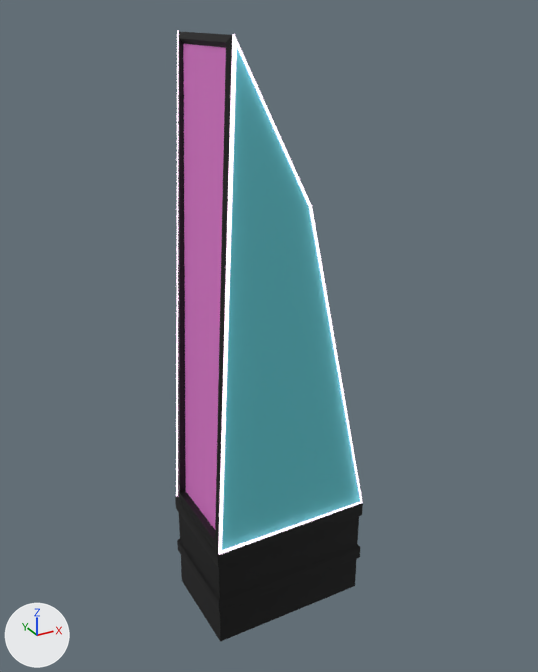
One commit to the FBX model Eliminator3000/Assets/Models/Environment/Buildings/SM_Environment_Buildings_Tall_05.fbx: the scene before it, then after it.
Rendered twice from a 50 mm camera at (-22.4, -40.8, 41.9) aimed at (0.2, 0.3, 21.3). The lights are fixed; the arrows at lower left show +X, +Y and +Z. The older version comes first. Where no turn or scale is listed for an object, it has been applied to the vertices. Vertices at exactly the same position are counted once.

The first picture shows 'Lights', 'SM_Environment_Buildings_Tall_05'.
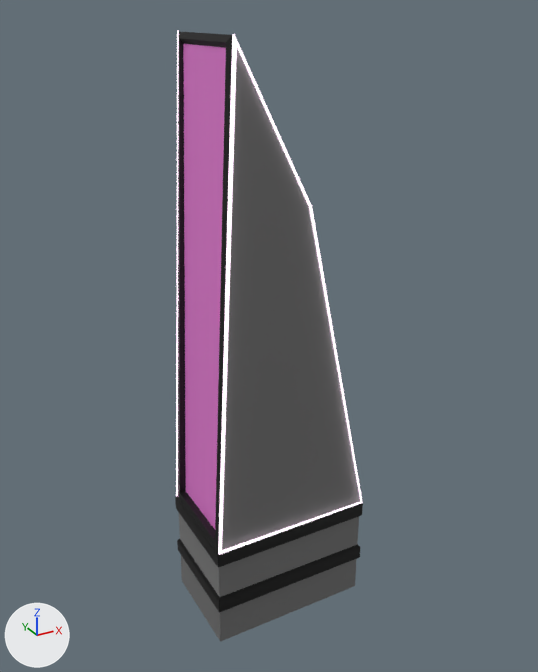
Changed parts and their boxes [x1, y1, x2, y2] in the pictures (538 x 672 px):
```json
{"object": "SM_Environment_Buildings_Tall_05", "change": "recoloured", "before": [177, 48, 362, 642], "after": [177, 48, 362, 642], "on screen": "cyan to grey"}
{"part": 1, "of": "me_mesh", "change": "recoloured", "before": [222, 48, 360, 550], "after": [222, 48, 360, 550], "on screen": "cyan to grey"}
```

The change, as JSON lines over the scene's bpy script:
```json
{"op": "set", "path": "mat_m_buildings_walls.base_color", "old": "(0.0, 0.0, 0.0)", "new": "(0.161, 0.161, 0.161)", "note": "black #000000 -> grey #707070"}
{"op": "add", "block": "mat_m_buildings_solid_black", "code": ["mat_m_buildings_solid_black = principled_material('M_Buildings_Solid_Black')", "mat_m_buildings_solid_black.base_color = (0.0, 0.0, 0.0)  # black #000000"]}
{"block": "me_mesh", "where": "me_mesh.from_pydata(...)  # 48 vertices, 90 faces; spans x -6.0..6.0, y -3.8..3.8, z 0.0..40.6"}
{"block": "me_mesh", "where": "# used by ob_sm_environment_buildings_tall_05; location = (0.0, 0.0, 0.0)"}
{"block": "me_mesh", "change": "me_mesh part 1: all 4 faces that had it switch from mat_m_buildings_windows_small (cyan #5fc8d2) to mat_m_buildings_walls (grey #707070)"}
{"op": "add", "block": "me_mesh", "code": "me_mesh.materials.append(mat_m_buildings_solid_black)  # black #000000"}
```
